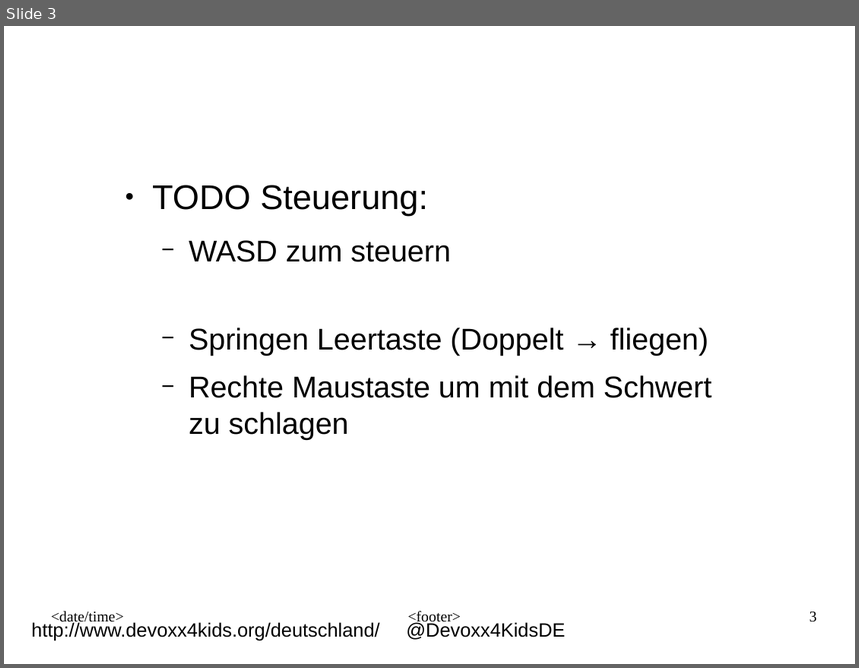
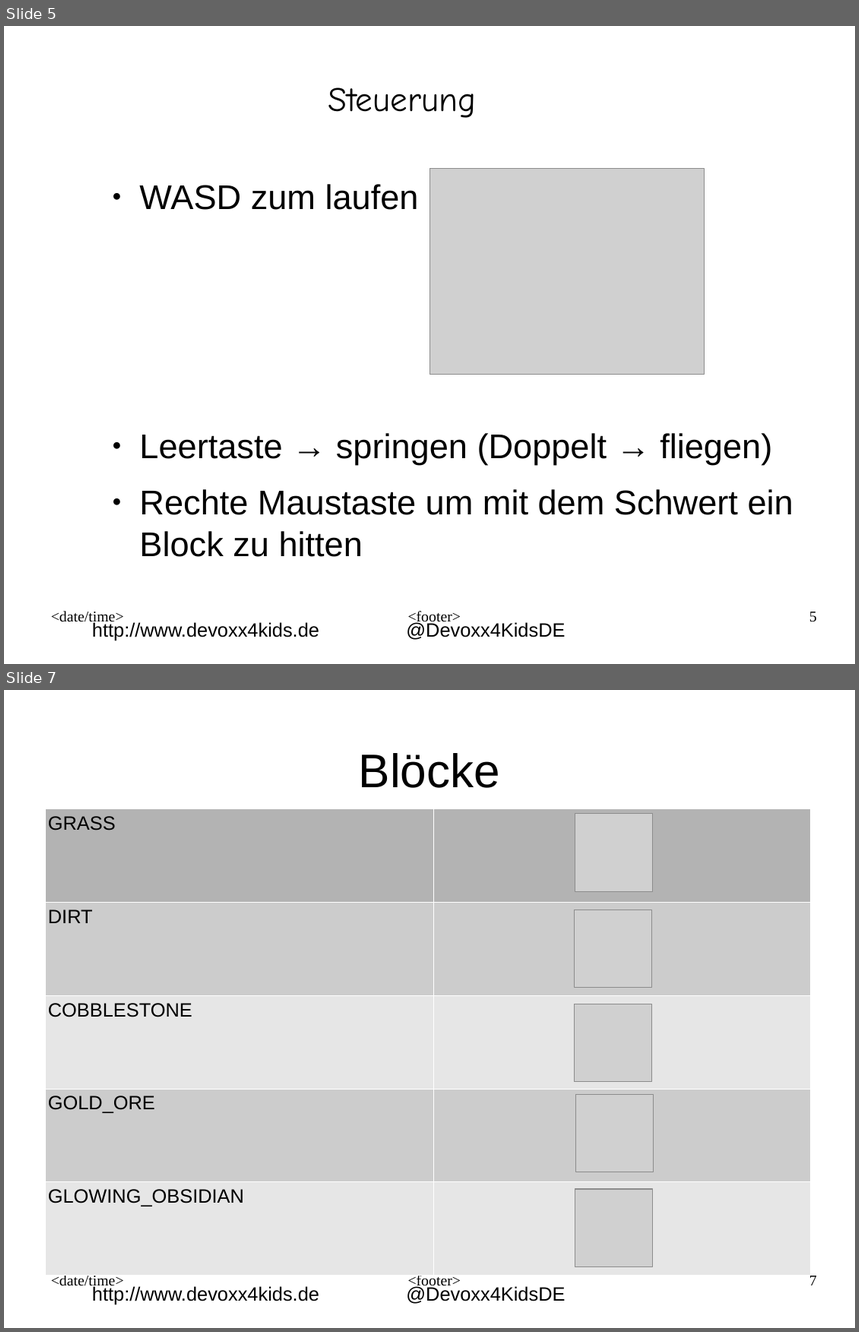
Before and after one commit to Devoxx4KidsDE/workshop-minecraft-modding-raspberry-pi, a slide deck: presentation/minecraft@pi_de.odp. Shown one above the other, each under a label of ours: slide 3 before the commit, slides 5 and 7 after it; the slides between them are not shown. The pictures are 859x668 and 859x1332 pixels, drawn with LibreOffice and Linux fonts; fonts in the diff are those of the drawing; grey boxes stand for pictures; background and template pictures are left out. Boxes give left, top, right and bottom in pixels: in the first picture for what was removed or moved away, otherwise in the second. Text is boxed around its words. In the diff, an @@ line names an element or a change of style, - is before the commit and + after.

```diff
--- a/presentation/minecraft@pi_de.odp
+++ b/presentation/minecraft@pi_de.odp
@@ slide 7 added at [4, 690, 855, 1328], background #FFFFFF; not listed: 5 template elements that a slide beside it also shows @@
@@ title added at [359, 753, 500, 788], 44 pt, text #000000 @@
+Blöcke
@@ table added at [45, 809, 811, 1275], 5 rows, 2 columns @@
+GRASS | 
+DIRT | 
+COBBLESTONE | 
+GOLD_ORE | 
+GLOWING_OBSIDIAN | 
@@ picture added at [576, 814, 654, 891] @@
@@ picture added at [575, 910, 653, 988] @@
@@ picture added at [575, 1005, 653, 1082] @@
@@ picture added at [576, 1095, 655, 1173] @@
@@ picture added at [576, 1190, 654, 1268] @@
@@ what was slide 3 is now slide 5 @@
@@ slide 5 changed as well @@
@@ text added at [328, 88, 476, 118], 32 pt, text #000000 @@
+Steuerung
@@ text at [139, 184, 794, 557]: text changed; size 28 to 32 pt @@
-● TODO Steuerung:
-  − WASD zum steuern
-  − Springen Leertaste (Doppelt → fliegen)
-  − Rechte Maustaste um mit dem Schwert zu schlagen
+● WASD zum laufen
+● Leertaste → springen (Doppelt → fliegen)
+● Rechte Maustaste um mit dem Schwert ein Block zu hitten
@@ picture added at [430, 169, 704, 375] @@
@@ page number at [810, 612, 817, 623]: text changed @@
-3
+5
@@ text at [92, 622, 319, 642]: text changed @@
-http://www.devoxx4kids.org/deutschland/
+http://www.devoxx4kids.de
```
Also in this commit, not shown: 5 other slides changed, 2 other slides added, 3 slides removed, 10 other files.
